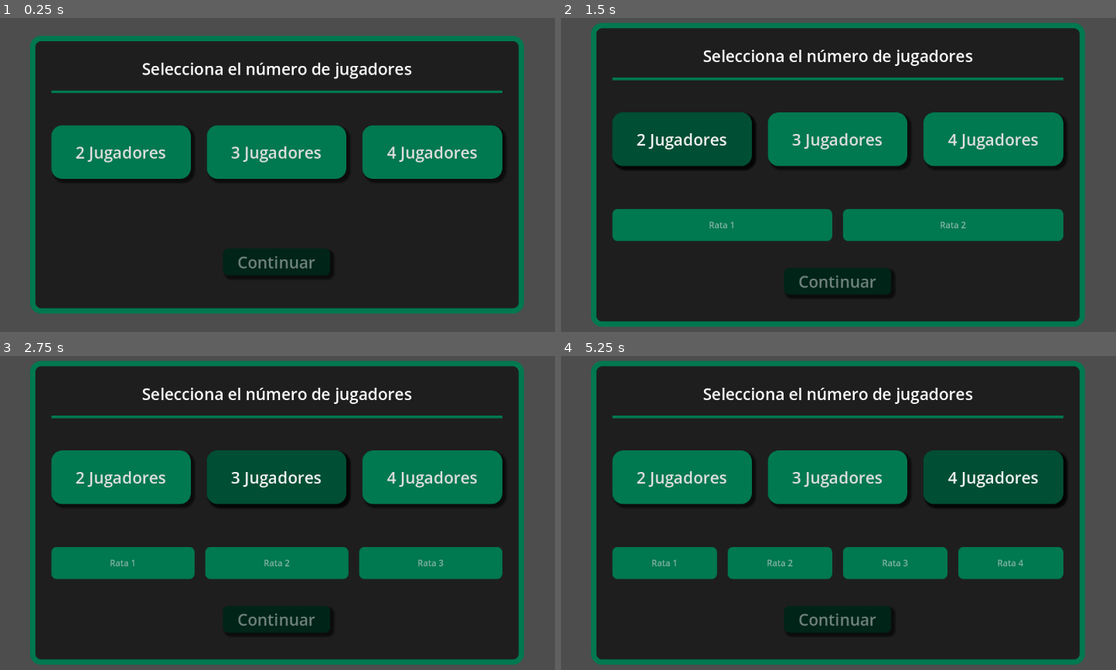
Above: before the commit, frames 1-4 (two rows, left to right).
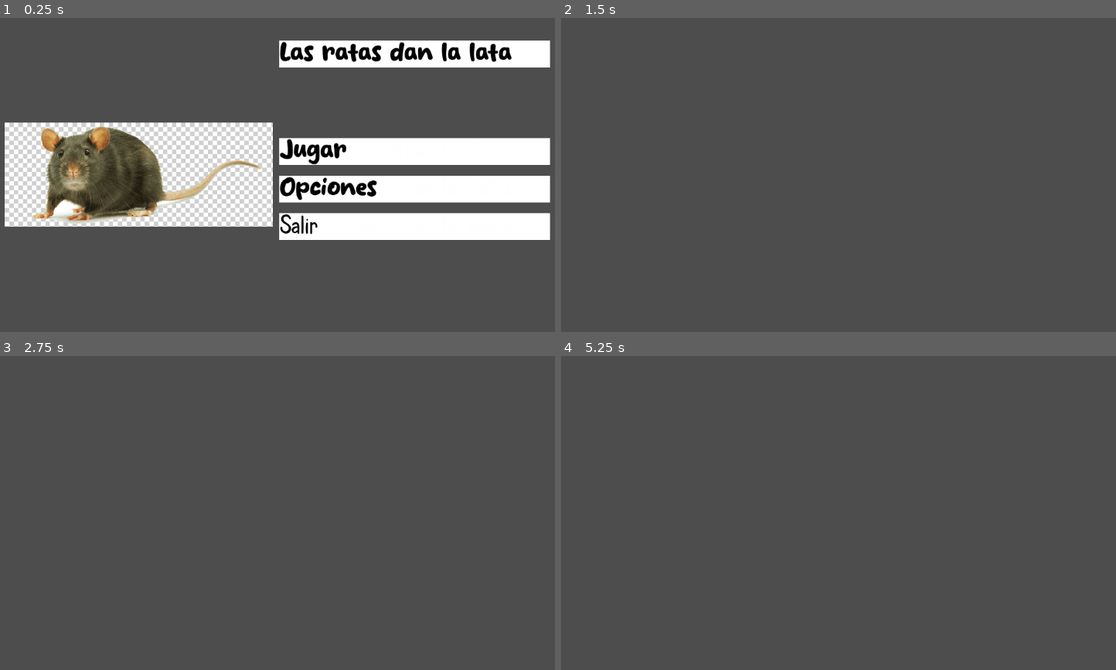
Above: after the commit, the same moments.

Repository: mamRobles/Las_ratas_dan_la_lata
Game: Godot game, scene res://MDI.tscn
Two runs of this game, one before a commit and one after it. Both use one fixed random seed, a clock stepped at 60 frames per second and the inputs below. Before the commit the project starts from res://SCJ.tscn.
Inputs (mouse positions are in pixels of both pictures, inside the frame that each line leads up to):
- Up to frame 1 (0.25 s): no input
- Up to frame 2 (1.5 s): click (977, 153) at 0.52 s; click (683, 140) at 1.25 s, where only the run before the commit has a clickable "2 Jugadores"
- Up to frame 3 (2.75 s): click (277, 478) at 2 s, where only the run before the commit has a clickable "3 Jugadores"
- Up to frame 4 (5.25 s): click (993, 478) at 2.75 s, where only the run before the commit has a clickable "4 Jugadores"; click (683, 478) at 3.5 s, where only the run before the commit has a clickable "2 Jugadores"; click (838, 478) at 4.25 s, where only the run before the commit has a clickable "3 Jugadores"; click (993, 478) at 5 s, where only the run before the commit has a clickable "4 Jugadores"

The runs differ from the first frame. In frame 1, 81% of the frame differs, in the area x 0-100%, y 5-95%; in frame 2, 86%, in the area x 5-95%, y 1-99%; in frame 3, 86%; in frame 4, 86%.

Commit message:
Cambiar escena principal a MDI

Diff:
--- a/project.godot
+++ b/project.godot
@@ -11,7 +11,7 @@
 [application]
 
 config/name="Las ratas dan la lata"
-run/main_scene="uid://x2fs7253ifji"
+run/main_scene="uid://dh62hwqkxcqix"
 config/features=PackedStringArray("4.4", "Forward Plus")
 config/icon="res://icon.svg"
 
Not shown: 1 places in MDI.tscn that only renumber resources
